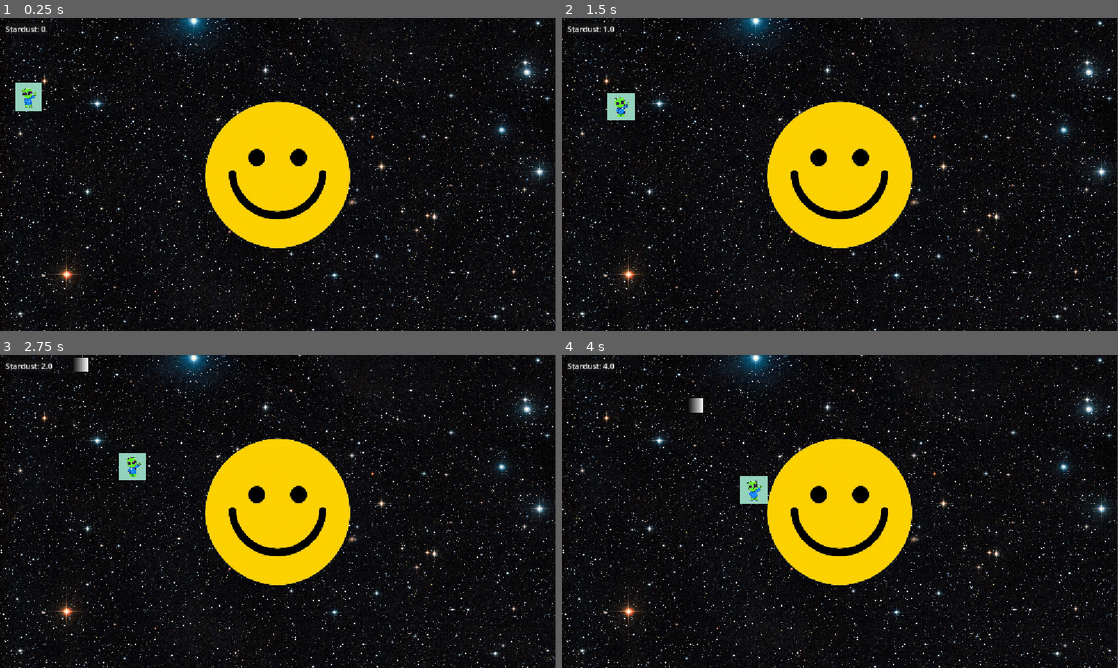
Above: before the commit, frames 1-4 (two rows, left to right).
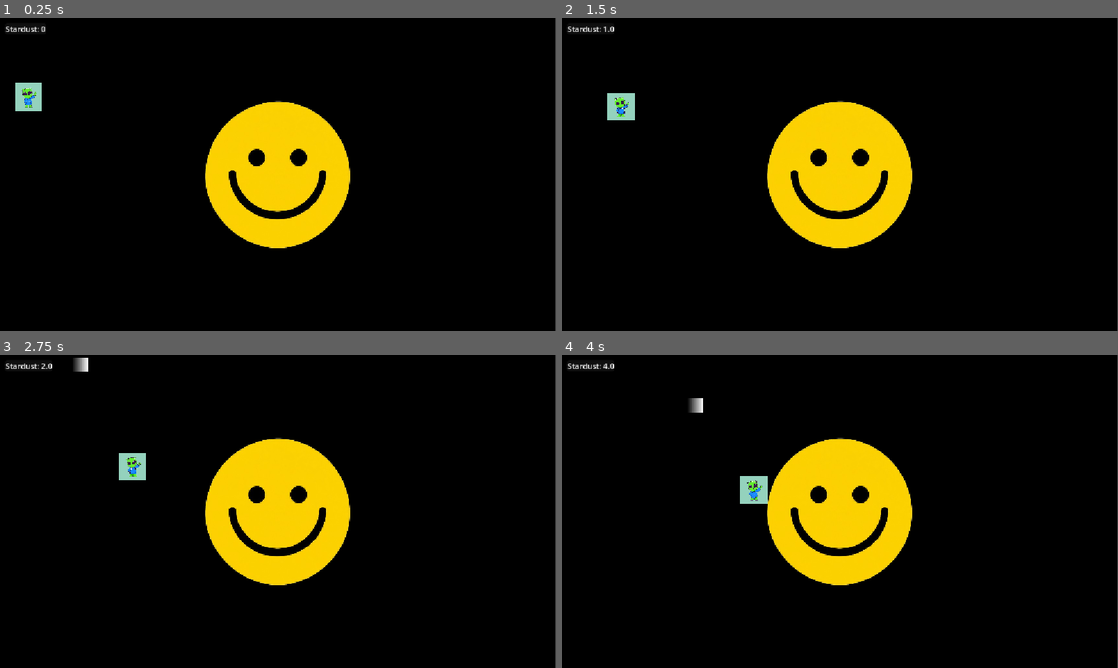
Above: after the commit, the same moments.

Repository: SteveJaws/space-idle-game
Game: Godot game, scene res://Scenes/main.tscn
The game is run twice, just before and just after one commit, with the same random seed, the same clock (stepped at 60 frames per second) and the same inputs.
Inputs (mouse positions are in pixels of both pictures, inside the frame that each line leads up to):
- Up to frame 1 (0.25 s): no input
- Up to frame 2 (1.5 s): move the mouse to (962, 158) at 0.52 s; click (962, 158) at 0.67 s; move the mouse to (728, 190) at 1.27 s; click (728, 190) at 1.42 s
- Up to frame 3 (2.75 s): move the mouse to (333, 442) at 2.02 s; click (333, 442) at 2.17 s
- Up to frame 4 (4 s): move the mouse to (812, 574) at 2.77 s; click (812, 574) at 2.92 s; move the mouse to (1006, 558) at 3.52 s; click (1006, 558) at 3.67 s

The runs differ from the first frame. In frame 1, 12% of the frame differs, in the area x 0-100%, y 0-100%; in frame 2, 12%; in frame 3, 12%; in frame 4, 12%.

Commit message:
Added custom background

Diff:
--- a/Scenes/main.tscn
+++ b/Scenes/main.tscn
@@ -4,19 +4,92 @@
 [ext_resource type="PackedScene" uid="uid://0eminmepv2k5" path="res://Scenes/planet.tscn" id="2_6bp64"]
 [ext_resource type="Script" uid="uid://cc7awuslbhnav" path="res://Scripts/Ui/in_game_ui_controller.gd" id="2_8gbba"]
 [ext_resource type="Script" uid="uid://pefd3qamwxv4" path="res://Scripts/Ui/currency_container.gd" id="2_bo1nx"]
+[ext_resource type="Texture2D" uid="uid://cdxw732oomhm3" path="res://Assets/Sprites/Background/background.png" id="2_ynf5e"]
 [ext_resource type="PackedScene" uid="uid://cow11bk8mtfwx" path="res://Scenes/alien.tscn" id="3_344ge"]
 [ext_resource type="Script" uid="uid://buxv4pjyef1b3" path="res://Scripts/save_loader.gd" id="4_21xkr"]
 [ext_resource type="PackedScene" uid="uid://dceiotegpyx8e" path="res://Scenes/comet_area_container.tscn" id="4_344ge"]
-[ext_resource type="Texture2D" uid="uid://7ikrjomrfdjf" path="res://Assets/HuGGeENt6kGyixe3hT9tnY.jpg" id="5_kry3j"]
+
+[sub_resource type="AtlasTexture" id="AtlasTexture_344ge"]
+atlas = ExtResource("2_ynf5e")
+region = Rect2(0, 0, 1920, 1080)
+
+[sub_resource type="AtlasTexture" id="AtlasTexture_ynf5e"]
+atlas = ExtResource("2_ynf5e")
+region = Rect2(1920, 0, 1920, 1080)
+
+[sub_resource type="AtlasTexture" id="AtlasTexture_hptm8"]
+atlas = ExtResource("2_ynf5e")
+region = Rect2(3840, 0, 1920, 1080)
+
+[sub_resource type="AtlasTexture" id="AtlasTexture_d1ilt"]
+atlas = ExtResource("2_ynf5e")
+region = Rect2(5760, 0, 1920, 1080)
+
+[sub_resource type="AtlasTexture" id="AtlasTexture_6iyac"]
+atlas = ExtResource("2_ynf5e")
+region = Rect2(7680, 0, 1920, 1080)
+
+[sub_resource type="AtlasTexture" id="AtlasTexture_fdnlq"]
+atlas = ExtResource("2_ynf5e")
+region = Rect2(9600, 0, 1920, 1080)
+
+[sub_resource type="AtlasTexture" id="AtlasTexture_jkdf5"]
+atlas = ExtResource("2_ynf5e")
+region = Rect2(11520, 0, 1920, 1080)
+
+[sub_resource type="AtlasTexture" id="AtlasTexture_wsu2k"]
+atlas = ExtResource("2_ynf5e")
+region = Rect2(13440, 0, 1920, 1080)
+
+[sub_resource type="AtlasTexture" id="AtlasTexture_k12tt"]
+atlas = ExtResource("2_ynf5e")
+region = Rect2(15360, 0, 1920, 1080)
+
+[sub_resource type="SpriteFrames" id="SpriteFrames_ynf5e"]
+animations = [{
+"frames": [{
+"duration": 3.0,
+"texture": SubResource("AtlasTexture_344ge")
+}, {
+"duration": 3.0,
+"texture": SubResource("AtlasTexture_ynf5e")
+}, {
+"duration": 3.0,
+"texture": SubResource("AtlasTexture_hptm8")
+}, {
+"duration": 3.0,
+"texture": SubResource("AtlasTexture_d1ilt")
+}, {
+"duration": 3.0,
+"texture": SubResource("AtlasTexture_6iyac")
+}, {
+"duration": 3.0,
+"texture": SubResource("AtlasTexture_fdnlq")
+}, {
+"duration": 3.0,
+"texture": SubResource("AtlasTexture_jkdf5")
+}, {
+"duration": 3.0,
+"texture": SubResource("AtlasTexture_wsu2k")
+}, {
+"duration": 3.0,
+"texture": SubResource("AtlasTexture_k12tt")
+}],
+"loop": 1,
+"name": &"default",
+"speed": 5.0
+}]
 
 [node name="Main" type="Node2D" unique_id=1920608726]
 
 [node name="GameArea" type="Node2D" parent="." unique_id=598674274]
 
-[node name="Sprite2D" type="Sprite2D" parent="GameArea" unique_id=139797685]
+[node name="Background" type="AnimatedSprite2D" parent="GameArea" unique_id=503929167]
 position = Vector2(-0.5, 0.5)
-scale = Vector2(0.5984375, 0.5391666)
-texture = ExtResource("5_kry3j")
+scale = Vector2(0.5984375, 0.59907407)
+sprite_frames = SubResource("SpriteFrames_ynf5e")
+autoplay = "default"
+frame_progress = 0.9269605
 
 [node name="Planet" parent="GameArea" unique_id=278831561 instance=ExtResource("2_6bp64")]
 scale = Vector2(2.035, 2.035)
--- a/project.godot
+++ b/project.godot
@@ -12,7 +12,7 @@
 
 config/name="SpaceIdleGame"
 run/main_scene="uid://c5xgb5vexkbx5"
-config/features=PackedStringArray("4.6", "Mobile")
+config/features=PackedStringArray("4.7", "Mobile")
 config/icon="res://icon.svg"
 
 [autoload]
Binary file added: Assets/Sprites/Background/background.png
Not shown, added: Assets/Sprites/Background/background.png.import
